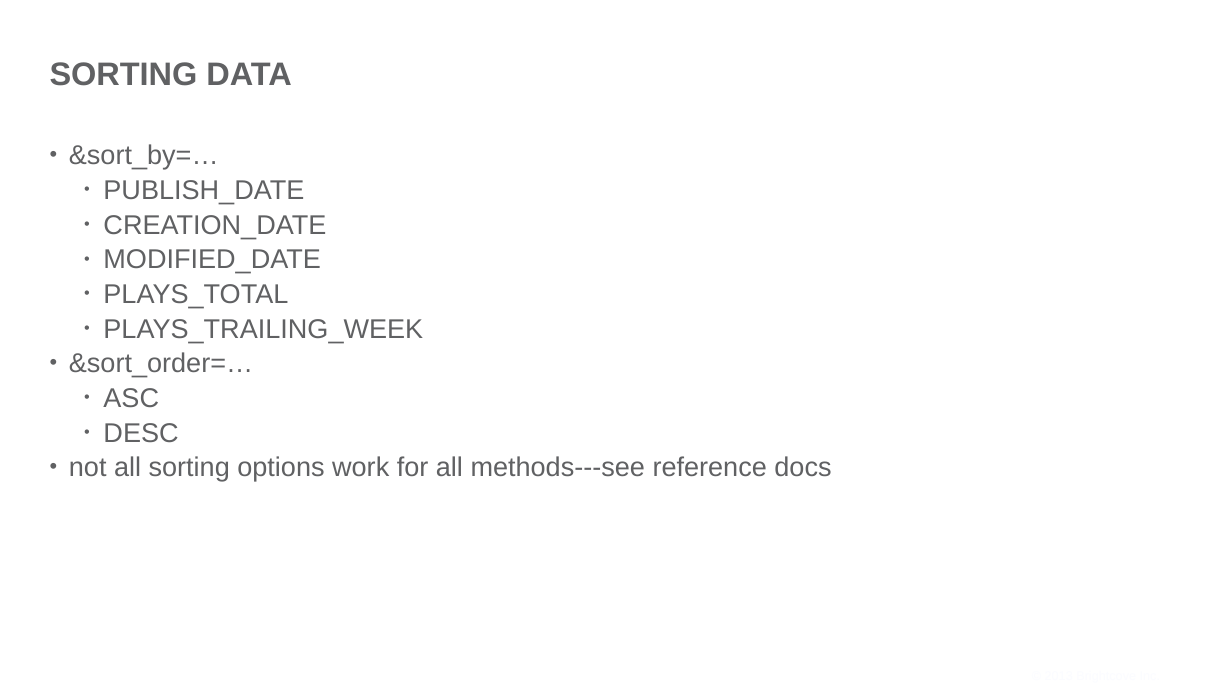
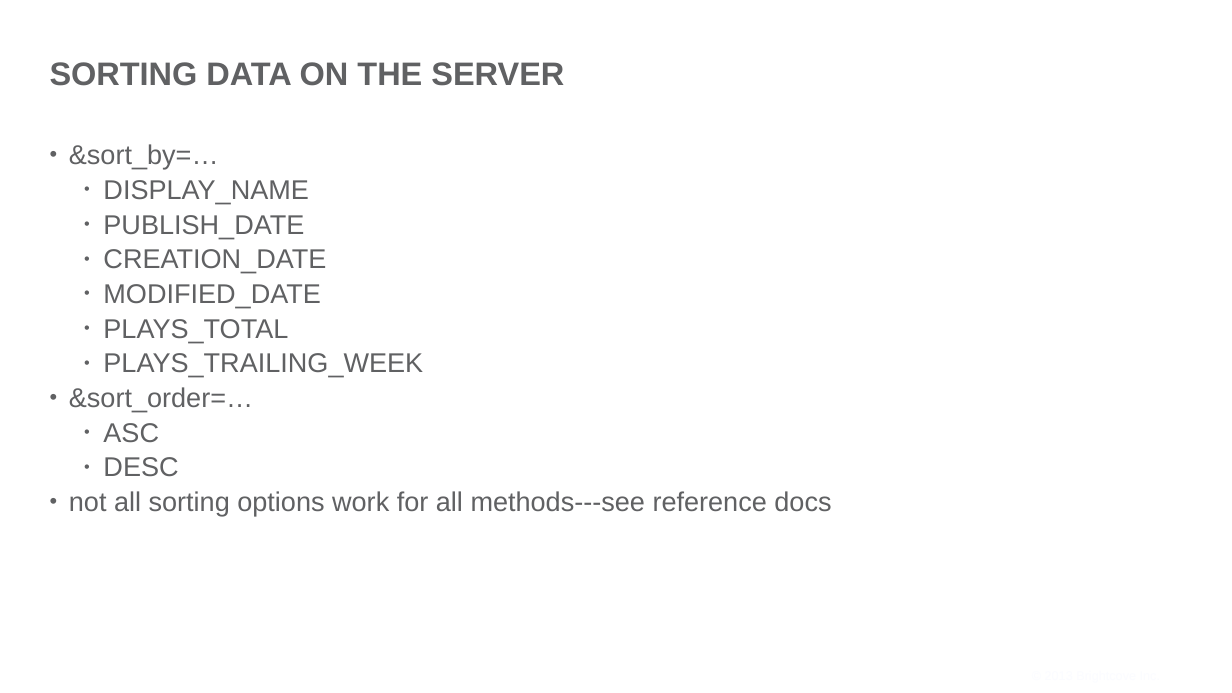
Before and after one commit to BrightcoveLearning/VideoCloudMediaAPI, a slide deck: slide 2 of VideoSessionsMaterials/sorting-data.pptx. Drawn at 1232x693 pixels with LibreOffice and Linux fonts; fonts in the diff are those of the drawing; background and template pictures are left out. Boxes give left, top, right and bottom in pixels: in the first picture for what was removed or moved away, otherwise in the second. Text is boxed around its words. In the diff, an @@ line names an element or a change of style, - is before the commit and + after.

```diff
--- a/VideoSessionsMaterials/sorting-data.pptx
+++ b/VideoSessionsMaterials/sorting-data.pptx
@@ title at <box>50,62,564,86</box>: text changed @@
-SORTING DATA
+SORTING DATA ON THE SERVER
@@ text at <box>103,180,309,204</box>: paragraph added @@
+  • DISPLAY_NAME
```
Also in this commit, not shown: 2 other slides changed, 1 slide added, 4 slides removed.
